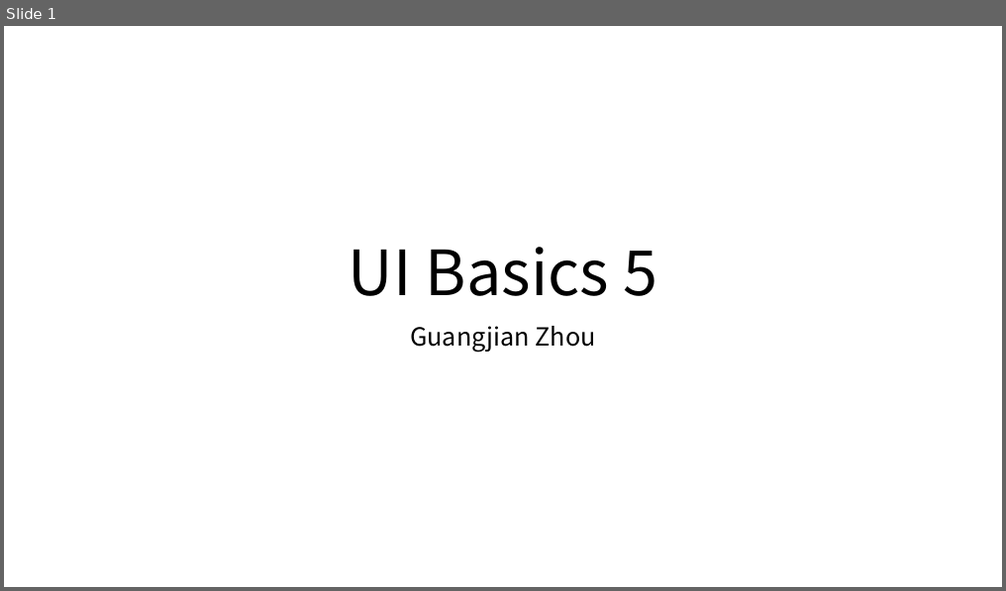
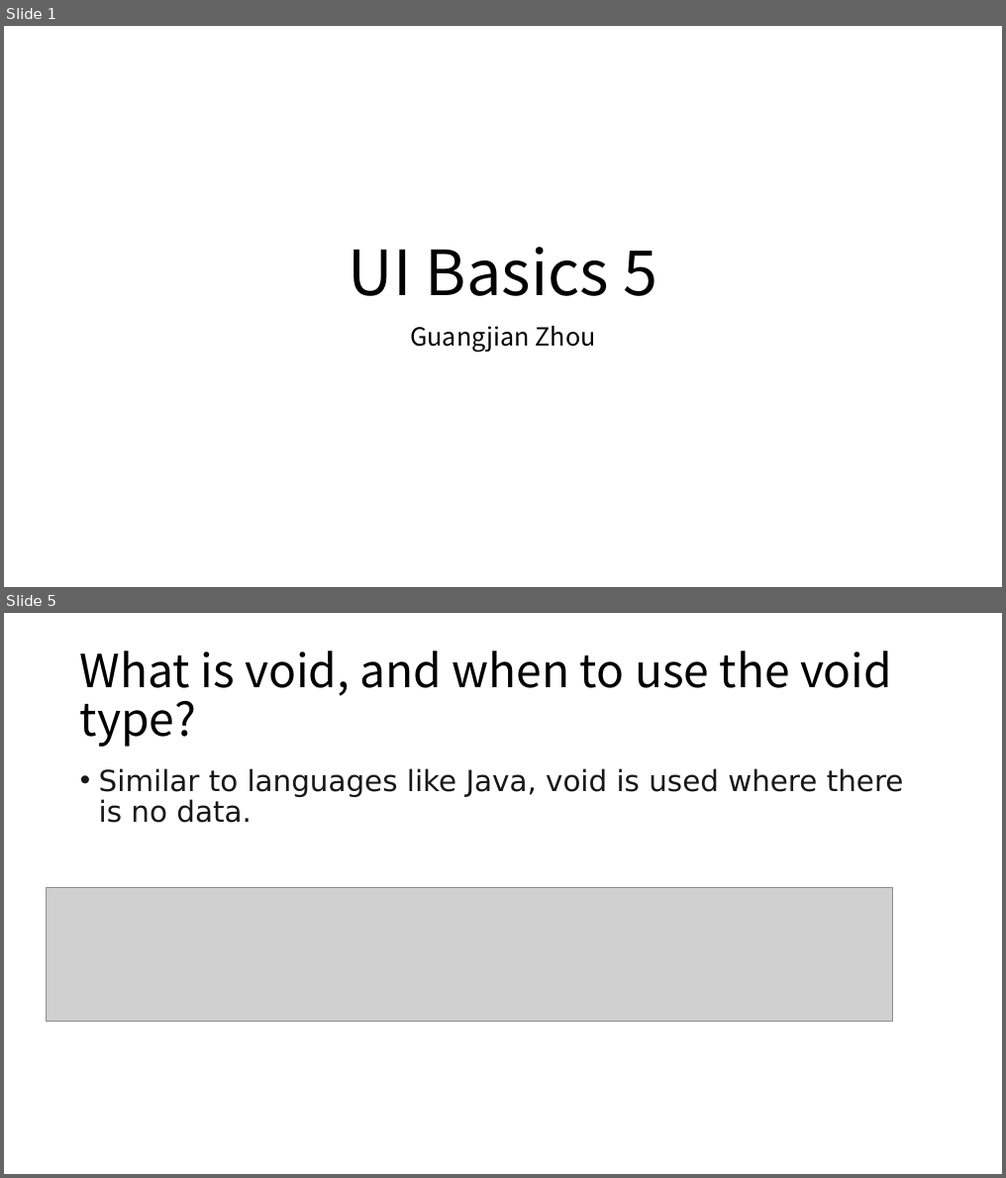
Before and after one commit to Marvioo/Cogent, a slide deck: Java Basics/UI Basics 5.pptx. Shown one above the other, each under a label of ours: slide 1 before the commit, slides 1 and 5 after it; the slides between them are not shown. The pictures are 1006x591 and 1006x1178 pixels, drawn with LibreOffice and Linux fonts; fonts in the diff are those of the drawing; grey boxes stand for pictures. Boxes give left, top, right and bottom in pixels: in the first picture for what was removed or moved away, otherwise in the second. Text is boxed around its words. In the diff, an @@ line names an element or a change of style, - is before the commit and + after.

```diff
--- a/Java Basics/UI Basics 5.pptx
+++ b/Java Basics/UI Basics 5.pptx
@@ slide 5 added at (4, 613, 1002, 1174), background #FFFFFF @@
@@ title added at (80, 651, 892, 747), 44 pt, text #000000 @@
+What is void, and when to use the void type?
@@ text added at (99, 768, 904, 823), 28 pt, text #181717 @@
+• Similar to languages like Java, void is used where there is no data.
@@ picture added at (46, 888, 893, 1021) @@
```
Also in this commit, not shown: 14 other slides added.
